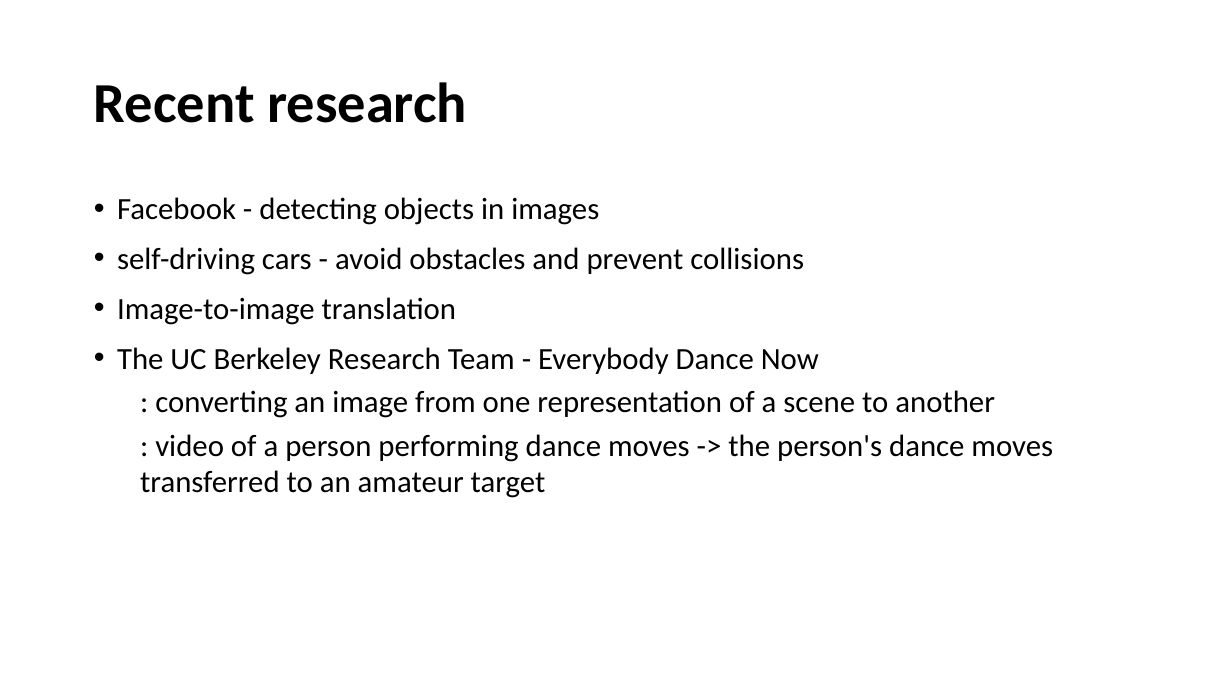
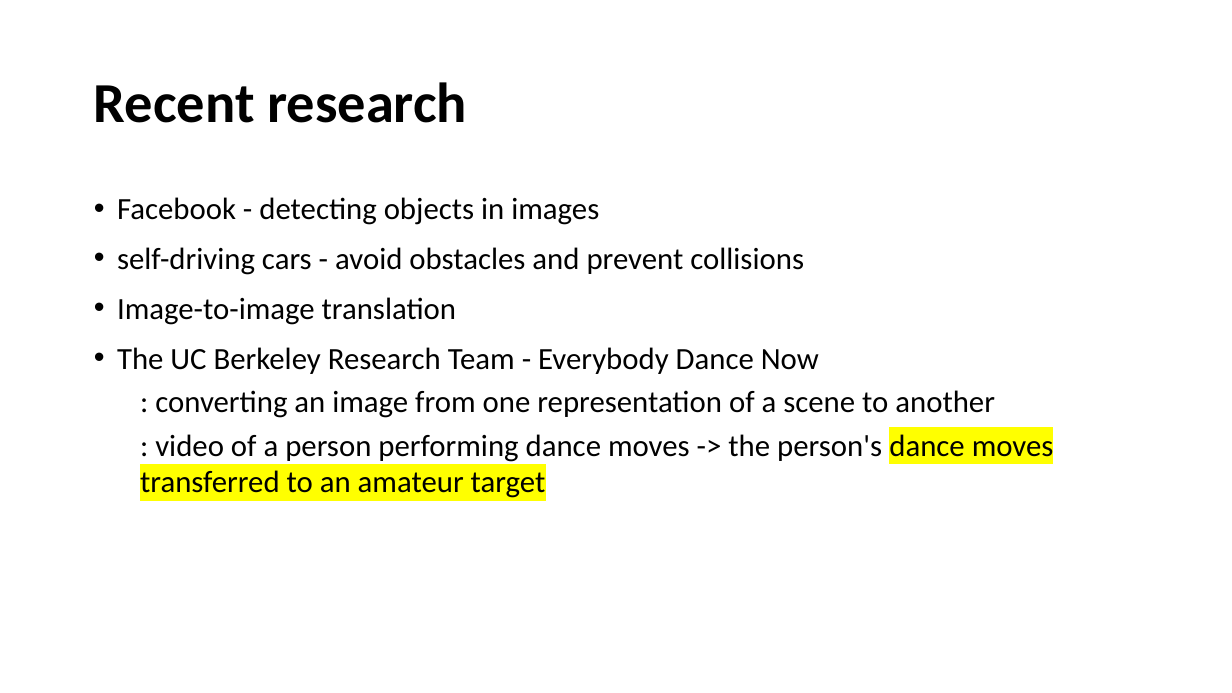
Before and after one commit to yimethan/computer_vision_study, a slide deck: slide 3 of week1_2/week1_2.pptx. Drawn at 1232x693 pixels with LibreOffice and Linux fonts; fonts in the diff are those of the drawing. Boxes give left, top, right and bottom in pixels: in the first picture for what was removed or moved away, otherwise in the second. Text is boxed around its words. In the diff, an @@ line names an element or a change of style, - is before the commit and + after.

```diff
--- a/week1_2/week1_2.pptx
+++ b/week1_2/week1_2.pptx
@@ text at (140, 430, 1054, 498): highlight none to #FFFF00 in "dance moves transferred to an amateur target" @@
```
Also in this commit, not shown: 3 other slides changed, 3 other files.
